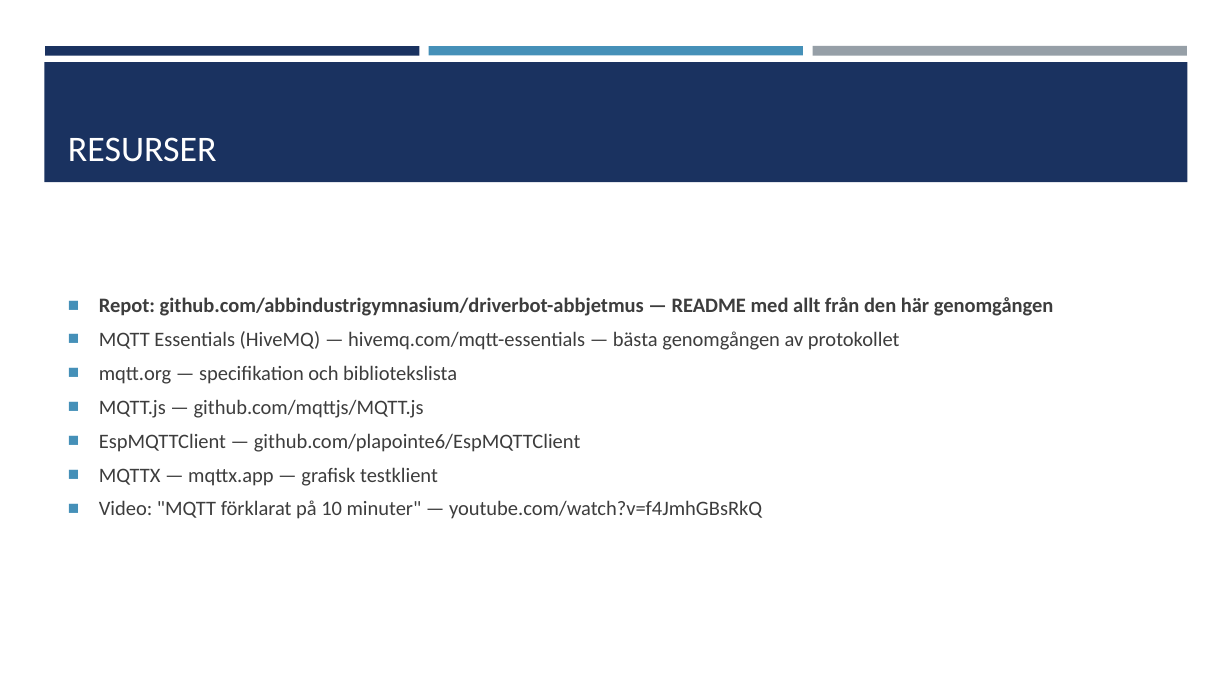
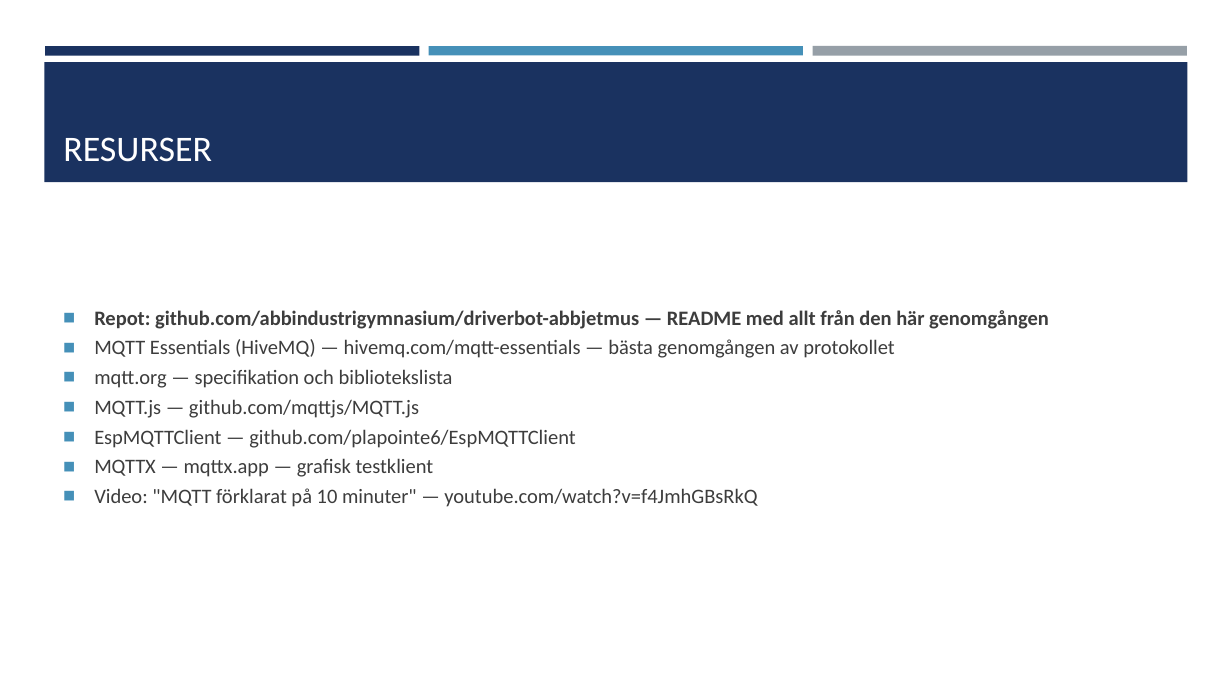
Before and after one commit to abbindustrigymnasium/driverbot-abbjetmus, a slide deck: slide 15 of MQTT-introduktion.pptx (slide 17 before the commit). Drawn at 1232x693 pixels with LibreOffice and Linux fonts; fonts in the diff are those of the drawing. Boxes give left, top, right and bottom in pixels: in the first picture for what was removed or moved away, otherwise in the second. Text is boxed around its words. In the diff, an @@ line names an element or a change of style, - is before the commit and + after.

```diff
--- a/MQTT-introduktion.pptx
+++ b/MQTT-introduktion.pptx
@@ title "RESURSER": place and size @@
-title "RESURSER" at box(68, 137, 217, 162)
+title "RESURSER" at box(63, 137, 212, 162)
@@ text "Repot: github.com/abbindustrigymnasium/driverbot-abbjetmus — ..." at box(94, 310, 1049, 507): bullet ■ to ◼; less space between paragraphs @@
```
Also in this commit, not shown: 14 other slides changed, 2 slides removed.
